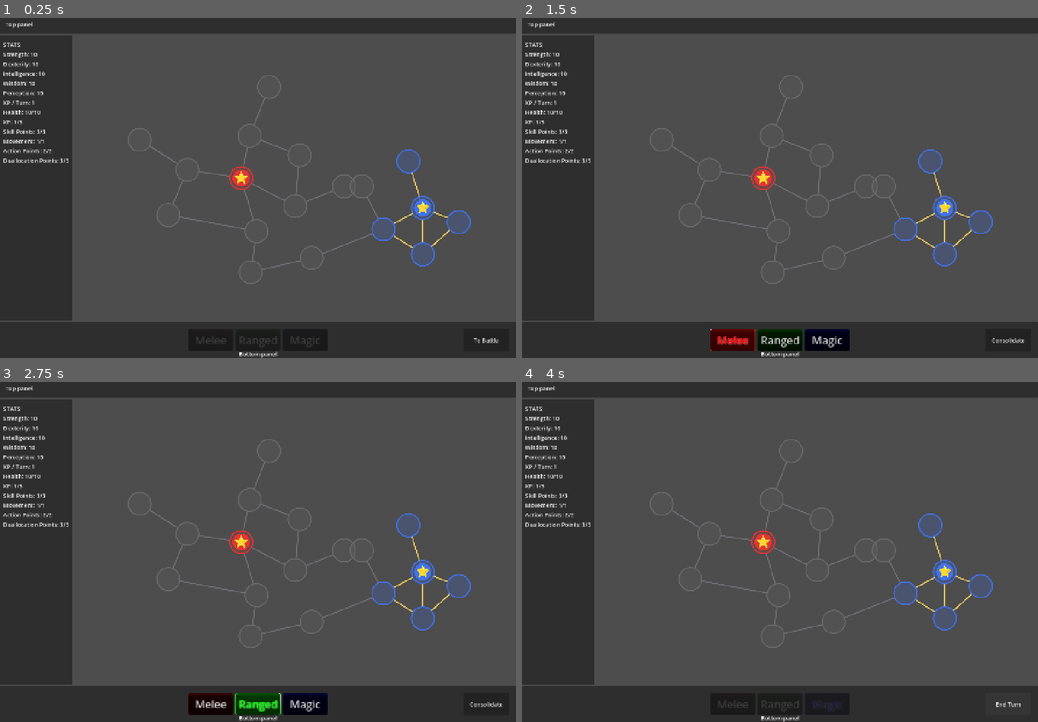
Above: before the commit, frames 1-4 (two rows, left to right).
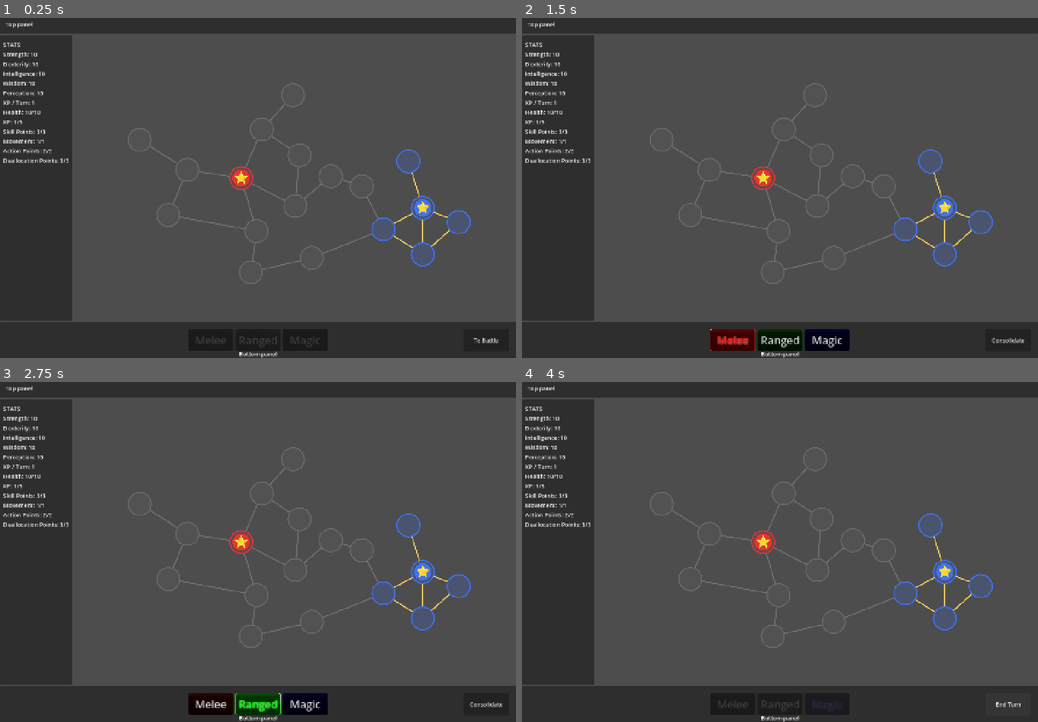
Above: after the commit, the same moments.

Repository: Koaieus/skill-tree-of-life
Game: Godot game, scene res://scenes/dev_sandbox.tscn
Same seed, same stepped clock (60 frames per second), same inputs: the game is played once before the commit and once after it.
Inputs:
- Up to frame 1 (0.25 s): no input
- Up to frame 2 (1.5 s): click "To Battle" at 0.5 s; click "Melee" at 1.25 s
- Up to frame 3 (2.75 s): click "Ranged" at 2 s
- Up to frame 4 (4 s): click "Magic" at 2.75 s; click "Consolidate" at 3.5 s

The runs differ from the first frame. In frame 1, 0.3% of the frame differs, in the area x 46-69%, y 16-54%; in frame 2, 0.3%; in frame 3, 0.3%; in frame 4, 0.3%.

Commit message:
feat(stats): add blade_size stat scaling with STR
New ScalarStat blade_size (base 1, INT, display_order 40) caps how many
nodes a melee attack's blade can include beyond the pivot. Wired as a
"Melee" group on StatBoard, parallel to "Magic". An intrinsic
DerivedModifierDef on default_entity_board.tres adds floor(STR / 10) via
ADD_BASE — at STR=10 (default), blade_size = 1 + 1 = 2.

Mirrors the established intrinsic-scaling pattern (INT → mana,
DEX → sensor_range). Rule table in .claude/rules/stats-system.md updated.

Also restores the UIRoot instance in dev_sandbox.tscn that was dropped
during a headless editor round-trip; keeps user-side position tweaks
and edit locks intact.

Diff:
--- a/entity/default_entity_board.tres
+++ b/entity/default_entity_board.tres
@@ -6,6 +6,7 @@
 [ext_resource type="Script" uid="uid://cioeeste4m3t0" path="res://entity/stats/skill_point_stat.gd" id="4_sp"]
 [ext_resource type="Script" uid="uid://che6xhl6srqh3" path="res://stats_system/stat_modifier_def.gd" id="12_3edt8"]
 [ext_resource type="Resource" uid="uid://ccpue5w27rur1" path="res://entity/stats/list/action_points.tres" id="def_ap"]
+[ext_resource type="Resource" path="res://entity/stats/list/blade_size.tres" id="def_blade_size"]
 [ext_resource type="Resource" path="res://entity/stats/list/deallocation_points.tres" id="def_dealloc"]
 [ext_resource type="Resource" path="res://entity/stats/list/dexterity.tres" id="def_dexterity"]
 [ext_resource type="Resource" path="res://entity/stats/list/health.tres" id="def_health"]
@@ -111,6 +112,21 @@
 formula = SubResource("Resource_vupus")
 stat_id = &"sensor_range"
 metadata/_custom_type_script = "uid://ix51i0mr6n8v"
+
+[sub_resource type="Resource" id="formula_str_to_blade_size"]
+script = ExtResource("script_expr")
+formula = "floor(float(strength) / 10.0)"
+inputs = Array[StringName]([&"strength"])
+
+[sub_resource type="Resource" id="mod_str_to_blade_size"]
+script = ExtResource("script_derived")
+formula = SubResource("formula_str_to_blade_size")
+stat_id = &"blade_size"
+
+[sub_resource type="Resource" id="scalar_blade_size"]
+script = ExtResource("2_scalar")
+definition = ExtResource("def_blade_size")
+base_value = 1.0
 
 [sub_resource type="Resource" id="pool_mana"]
 script = ExtResource("3_pool")
@@ -194,4 +210,5 @@
 sensor_range = SubResource("scalar_sensor_range")
 mana = SubResource("pool_mana")
 mana_per_turn = SubResource("scalar_mana_per_turn")
-intrinsic_modifiers = Array[ExtResource("12_3edt8")]([SubResource("mod_per_to_vision"), SubResource("mod_int_to_mana"), SubResource("mod_int_to_mana_pt"), SubResource("mod_wis_to_xp_pt"), SubResource("Resource_3edt8")])
+blade_size = SubResource("scalar_blade_size")
+intrinsic_modifiers = Array[ExtResource("12_3edt8")]([SubResource("mod_per_to_vision"), SubResource("mod_int_to_mana"), SubResource("mod_int_to_mana_pt"), SubResource("mod_wis_to_xp_pt"), SubResource("Resource_3edt8"), SubResource("mod_str_to_blade_size")])
--- /dev/null
+++ b/entity/stats/list/blade_size.tres
@@ -0,0 +1,14 @@
+[gd_resource type="Resource" script_class="StatDef" load_steps=2 format=3]
+
+[ext_resource type="Script" uid="uid://0rq8abv83bkj" path="res://stats_system/stat_def.gd" id="1_stat_def"]
+
+[resource]
+script = ExtResource("1_stat_def")
+id = &"blade_size"
+display_name = "Blade Size"
+description = "Maximum number of blade-member nodes a melee attack can include, excluding the pivot. Base 1, +1 per 10 STR."
+value_type = 0
+default_value = 1.0
+display_order = 40
+display_type = 0
+tint_color = Color(0.85, 0.3, 0.3, 1)
--- a/entity/stats/stat_board.gd
+++ b/entity/stats/stat_board.gd
@@ -55,6 +55,9 @@
 @export var mana: PoolStat				## Casting resource. Max = base + INT//10; regen = floor(log(INT)) per turn.
 @export var mana_per_turn: ScalarStat	## Mana restored at turn start. Base: floor(log(INT)).
 
+@export_group("Melee")
+@export var blade_size: ScalarStat		## Max blade-member nodes per melee attack (excl. pivot). Base 1, +STR//10.
+
 ## Scaling rules intrinsic to this board — DerivedModifierDefs that describe
 ## how stats on this board relate to each other (e.g. PER scales vision_range).
 ## Applied once by Entity._ready() via apply_intrinsics(). These are board-level
--- a/scenes/dev_sandbox.tscn
+++ b/scenes/dev_sandbox.tscn
@@ -254,6 +254,7 @@
 
 [node name="DevSandbox" type="Node2D" unique_id=325788489]
 script = ExtResource("1_dev")
+metadata/_edit_lock_ = true
 
 [node name="Graph" type="Node2D" parent="." unique_id=1984989213 node_paths=PackedStringArray("navigator", "skill_nodes_container", "edges_container")]
 script = ExtResource("3_graph")
@@ -302,6 +303,7 @@
 core_location = NodePath("../../Nodes/Enemy_Core")
 
 [node name="Edges" type="Node2D" parent="Graph" unique_id=97374127]
+metadata/_edit_lock_ = true
 
 [node name="Edge_Core_Up" type="Node2D" parent="Graph/Edges" unique_id=709243764 node_paths=PackedStringArray("from", "to")]
 script = ExtResource("4_edge")
@@ -414,13 +416,14 @@
 to = NodePath("../../Nodes/Enemy_W")
 
 [node name="Nodes" type="Node2D" parent="Graph" unique_id=1697871484]
+metadata/_edit_lock_ = true
 
 [node name="Core" parent="Graph/Nodes" unique_id=23072700 node_paths=PackedStringArray("owned_by") instance=ExtResource("9_skill")]
 position = Vector2(673, 457)
 owned_by = NodePath("../../Entities/Player")
 
 [node name="Up" parent="Graph/Nodes" unique_id=1730649151 instance=ExtResource("9_skill")]
-position = Vector2(697, 339)
+position = Vector2(731, 321)
 modifiers = Array[ExtResource("2_mod")]([SubResource("mod_dex_2")])
 
 [node name="Right" parent="Graph/Nodes" unique_id=1699135446 instance=ExtResource("9_skill")]
@@ -440,11 +443,11 @@
 modifiers = Array[ExtResource("2_mod")]([SubResource("mod_per_2")])
 
 [node name="Up_Out" parent="Graph/Nodes" unique_id=1748015269 instance=ExtResource("9_skill")]
-position = Vector2(751, 202)
+position = Vector2(818, 225)
 modifiers = Array[ExtResource("2_mod")]([SubResource("mod_dex_1"), SubResource("mod_xp_1")])
 
 [node name="Right_Out" parent="Graph/Nodes" unique_id=1524370075 instance=ExtResource("9_skill")]
-position = Vector2(960, 480)
+position = Vector2(923, 452)
 modifiers = Array[ExtResource("2_mod")]([SubResource("mod_str_1"), SubResource("mod_xp_2")])
 
 [node name="Down_Out" parent="Graph/Nodes" unique_id=8800201 instance=ExtResource("9_skill")]
Not shown: 2 places in scenes/dev_sandbox.tscn that only renumber resources
Not shown, changed: .claude/rules/stats-system.md
